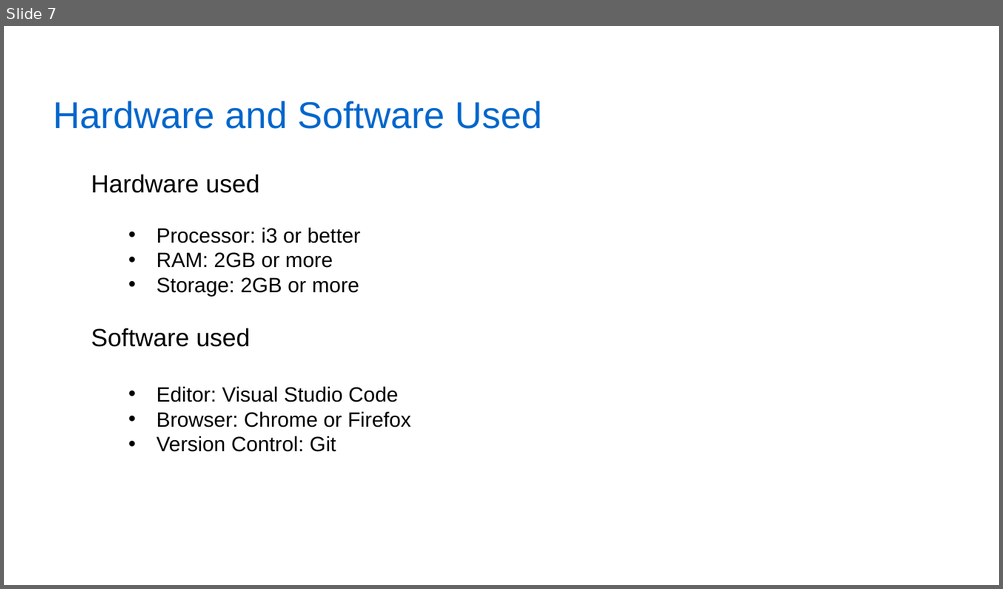
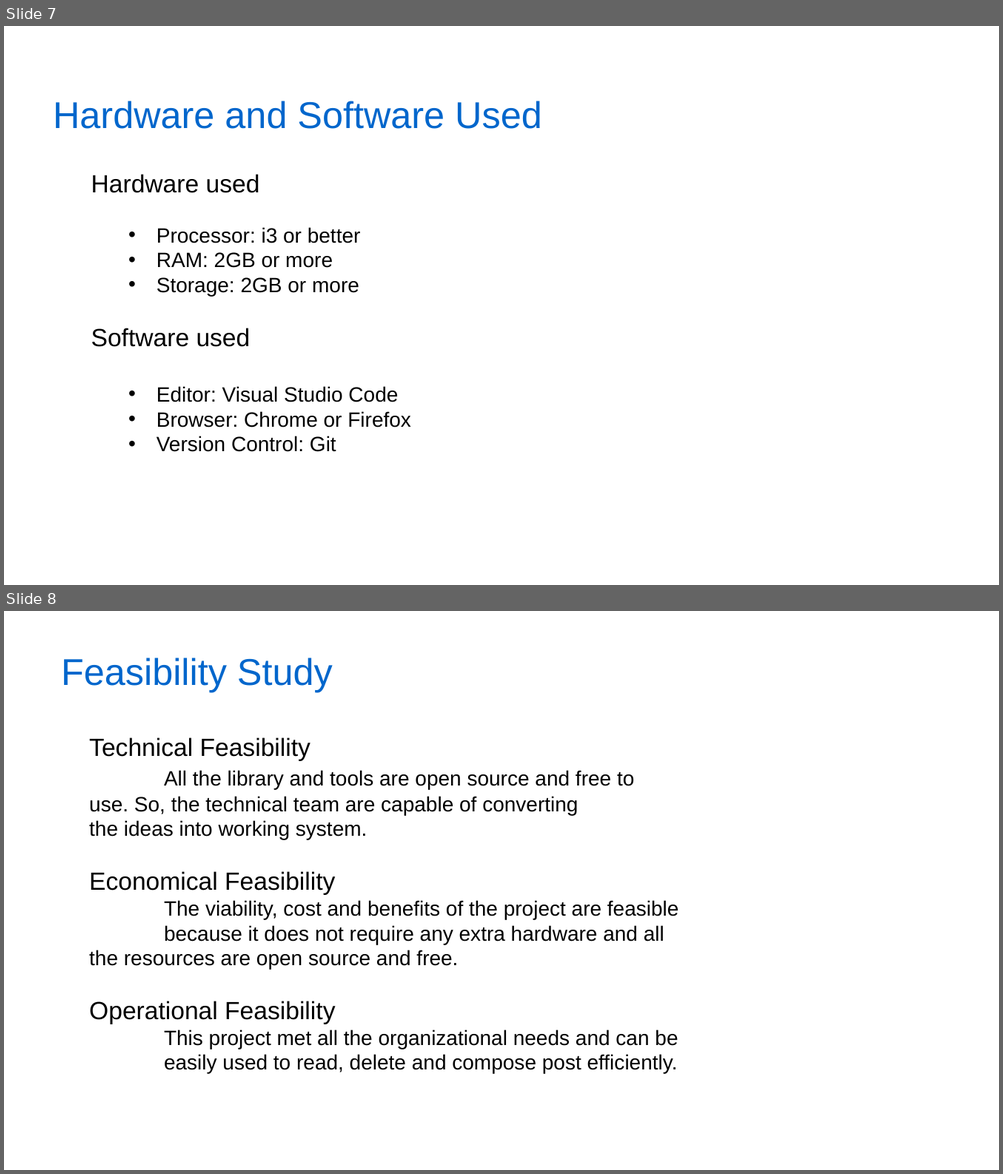
Before and after one commit to Akashdeep-Soni/college-work, a slide deck: College Project/Blog Website with Database/Mini Project Presentation.pptx. Shown one above the other, each under a label of ours: slide 7 before the commit, slides 7 and 8 after it. The pictures are 1003x589 and 1003x1174 pixels, drawn with LibreOffice and Linux fonts; fonts in the diff are those of the drawing; background and template pictures are left out. Boxes give left, top, right and bottom in pixels: in the first picture for what was removed or moved away, otherwise in the second. Text is boxed around its words. In the diff, an @@ line names an element or a change of style, - is before the commit and + after.

Commit message:
Update Mini Project Presentation

```diff
--- a/College Project/Blog Website with Database/Mini Project Presentation.pptx
+++ b/College Project/Blog Website with Database/Mini Project Presentation.pptx
@@ slide 8 added at (4, 611, 999, 1170), background picture (left out) @@
@@ title added at (61, 658, 333, 692), 36 pt, text #0066CC @@
+Feasibility Study
@@ text added at (89, 738, 679, 1073), 20 pt, text #000000 @@
+Technical Feasibility
+All the library and tools are open source and free to use. So, the technical team are capable of converting the ideas into working system.
+Economical Feasibility
+The viability, cost and benefits of the project are feasible because it does not require any extra hardware and all the resources are open source and free.
+Operational Feasibility
+This project met all the organizational needs and can be easily used to read, delete and compose post efficiently.
```
Also in this commit, not shown: 5 slides changed.
